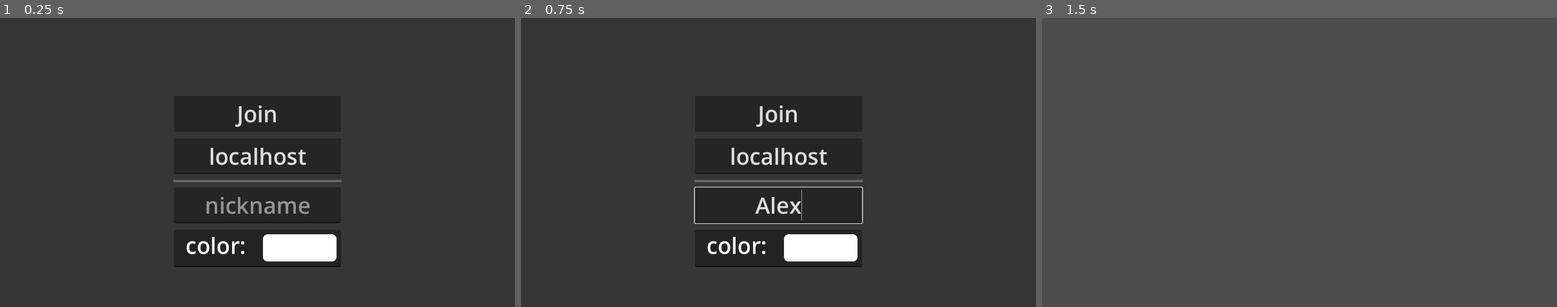
Above: before the commit, frames 1-3 (left to right).
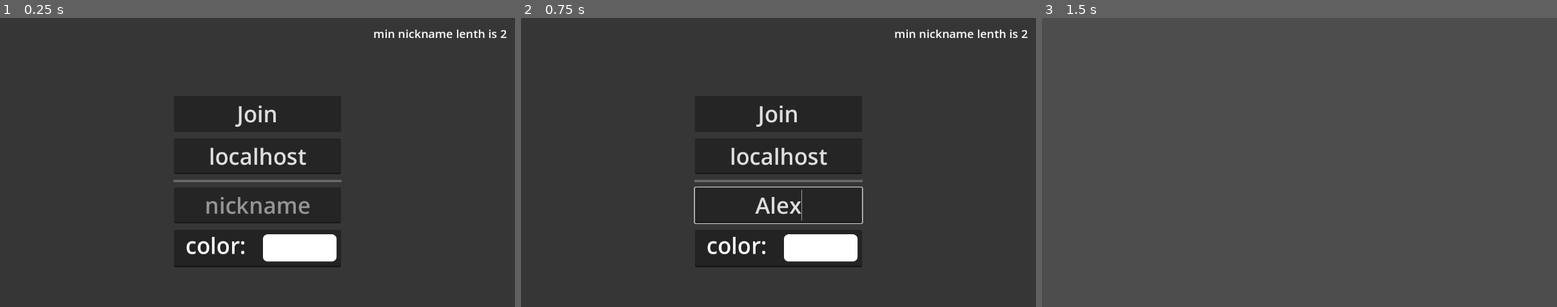
Above: after the commit, the same moments.

Repository: TechnoLukas/Godot4Multiplayer
Game: Godot game, scene res://main.tscn
The game is run twice, just before and just after one commit, with the same random seed, the same clock (stepped at 60 frames per second) and the same inputs.
Inputs (mouse positions are in pixels of both pictures, inside the frame that each line leads up to):
- Up to frame 1 (0.25 s): no input
- Up to frame 2 (0.75 s): click (778, 205) at 0.52 s; type "Alex" at 0.6 s
- Up to frame 3 (1.5 s): click "Join" at 1.25 s

The runs differ from the first frame. In frame 1, 0.3% of the frame differs, in the area x 72-99%, y 4-7%; in frame 2, 0.3%; in frame 3, nothing differs.

Commit message:
fixed random error, i think i was because the nickname were too short

Diff:
--- a/Client/main.gd
+++ b/Client/main.gd
@@ -13,14 +13,14 @@
 	peer.supported_protocols = ["ludus"]
 
 func _on_joinbt_pressed():
-	main_menu.hide()
-	peer.create_client("ws://" + $Menu/VBoxContainer/addressinp.text + ":" + str(PORT))
-	multiplayer.multiplayer_peer = peer
+	if len(nicknamenp.text)>=2 and len(nicknamenp.text)<10:
+		main_menu.hide()
+		peer.create_client("ws://" + $Menu/VBoxContainer/addressinp.text + ":" + str(PORT))
+		multiplayer.multiplayer_peer = peer
 
 
 @rpc("any_peer")
 func ping_player(peer_id):
-	#print("I am ready %d" % [peer_id])
 	share_player_properties.rpc_id(1,peer_id,nicknamenp.text,colornp.color)
 
 @rpc("any_peer")
@@ -45,7 +45,6 @@
 	for peer_id in database:
 		spawn_player(peer_id,database[peer_id])
 
-
 @rpc("any_peer")
 func remove_player(peer_id):
 	if get_node_or_null(str(peer_id)):
--- a/Client/main.tscn
+++ b/Client/main.tscn
@@ -116,6 +116,7 @@
 theme_override_font_sizes/font_size = 50
 placeholder_text = "nickname"
 alignment = 1
+max_length = 10
 
 [node name="ColorRect" type="Panel" parent="Menu/VBoxContainer"]
 layout_mode = 2
@@ -173,6 +174,19 @@
 theme_override_styles/focus = SubResource("StyleBoxFlat_alhut")
 color = Color(1, 1, 1, 1)
 
+[node name="Label" type="Label" parent="Menu"]
+layout_mode = 1
+anchors_preset = 1
+anchor_left = 1.0
+anchor_right = 1.0
+offset_left = -317.0
+offset_top = 17.0
+offset_right = -15.0
+offset_bottom = 64.0
+grow_horizontal = 0
+theme_override_font_sizes/font_size = 26
+text = "min nickname lenth is 2"
+
 [connection signal="pressed" from="Menu/VBoxContainer/joinbt" to="." method="_on_joinbt_pressed"]
 [connection signal="text_submitted" from="Menu/VBoxContainer/addressinp" to="." method="_on_addressinp_text_submitted"]
 [connection signal="text_submitted" from="Menu/VBoxContainer/nicknamenp" to="." method="_on_addressinp_text_submitted"]
